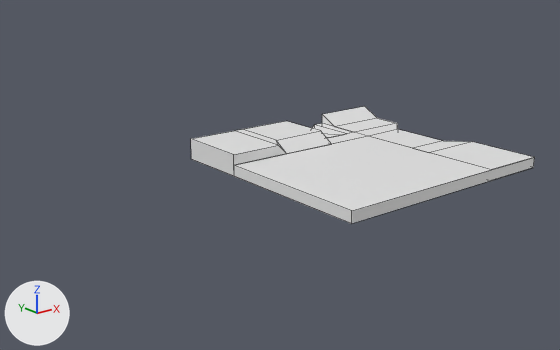
Renders of the FBX model Static Meshes/BSP Converted/Belt Room/Originals/Floor_exit.fbx from each side of a commit.
One viewpoint serves both versions: a 50 mm lens placed at (-60.9, -45.8, 19.6), pointed at (-20.8, 4.2, -0.4). The lights are fixed; the arrows at lower left show +X, +Y and +Z. Mesh edges are drawn as thin lines. Where no turn or scale is listed for an object, it has been applied to the vertices. Vertices at the same position are counted once.
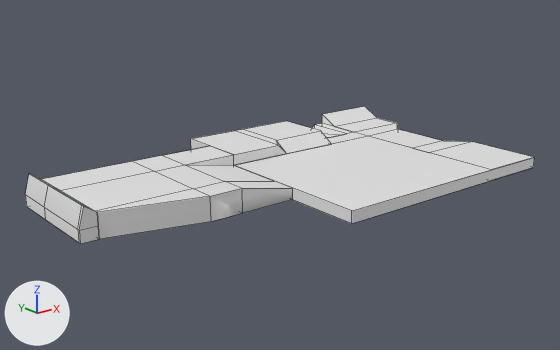
Changed parts and their boxes (x1, y1, x2, y2) in the pictures (560 x 350 px):
'Cube', reshaped (48% wider, 17% taller)
    before: (191, 106, 535, 224)
    after: (25, 106, 535, 244)
part 1 of me_mesh, added
    after: (25, 146, 292, 244)

The change in detail:
me_mesh is used by ob_cube; location (0.0, 0.0, 0.0).
me_mesh had 57 vertices, 42 faces and spanned x -23.0..0.0, y -7.0..15.0, z -1.0..1.0.
me_mesh now has 115 vertices, 97 faces and spans x -40.4..0.0, y -7.0..15.0, z -1.0..1.6.
me_mesh part 1: a new loose piece of 58 vertices spanning x -40.4..-23.0, y -0.1..11.7, z -1.0..1.6.
